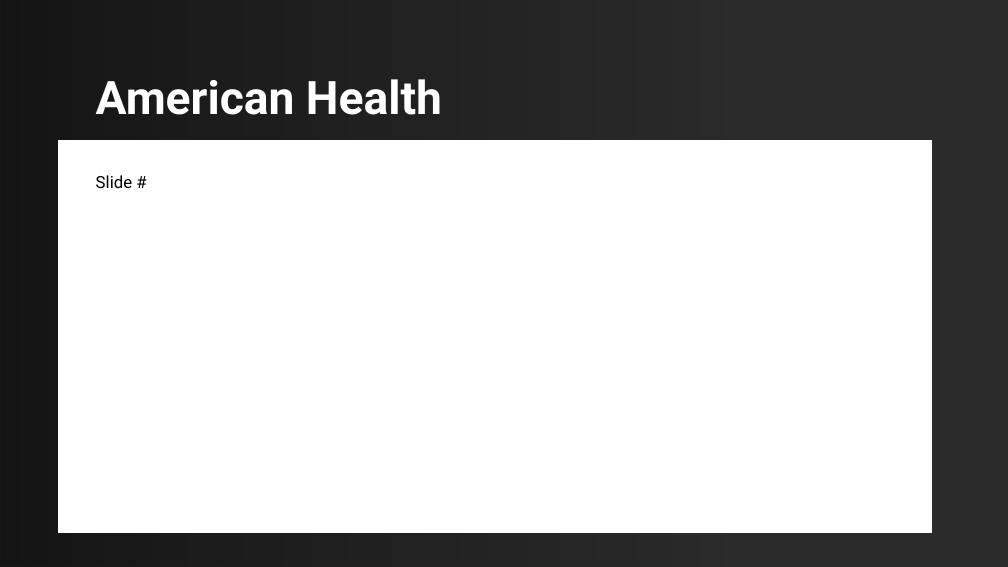
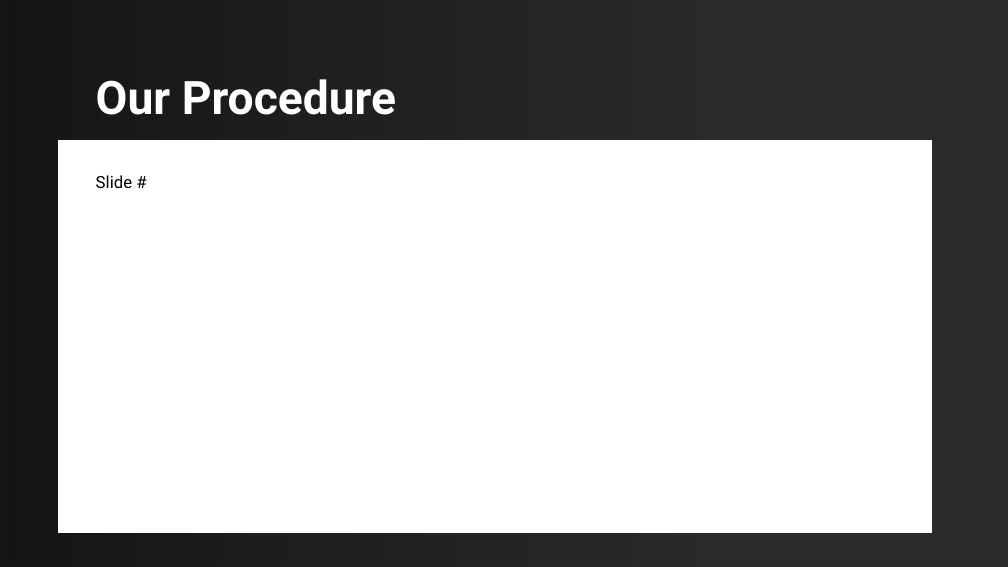
Before and after one commit to HudsonIAState/DS202Final, a slide deck: slide 7 of American Health Final Presentation DS202.pptx (slide 6 before the commit). Drawn at 1008x567 pixels with LibreOffice and Linux fonts; fonts in the diff are those of the drawing; background and template pictures are left out; a plain dark background stands for a picture behind light text. Boxes give left, top, right and bottom in pixels: in the first picture for what was removed or moved away, otherwise in the second. Text is boxed around its words. In the diff, an @@ line names an element or a change of style, - is before the commit and + after.

```diff
--- a/American Health Final Presentation DS202.pptx
+++ b/American Health Final Presentation DS202.pptx
@@ title at [96,79,396,115]: text changed @@
-American Health
+Our Procedure
```
Also in this commit, not shown: 3 other slides changed, 4 slides added, 2 slides removed.
